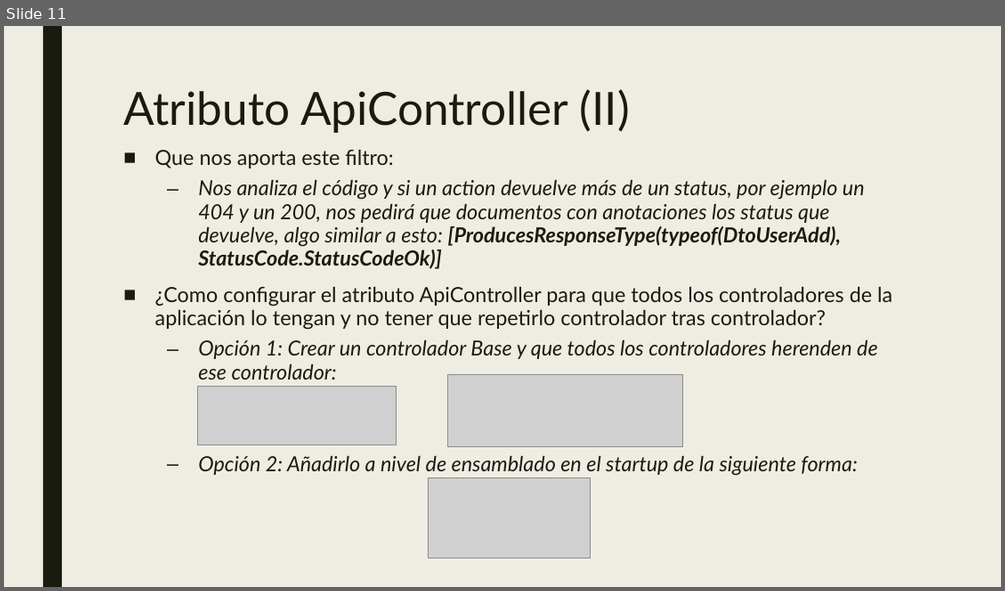
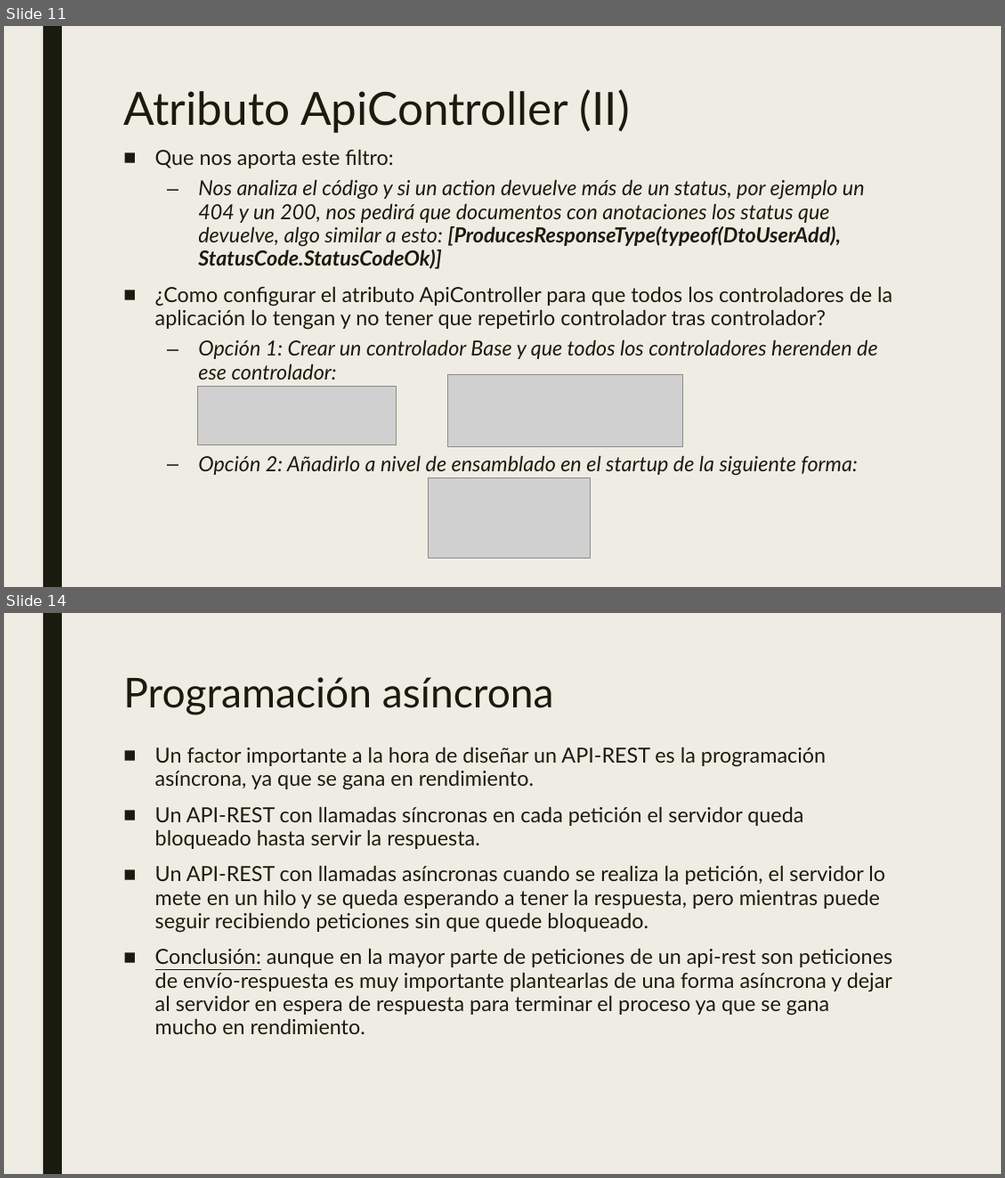
Before and after one commit to dadjh85/Demo4-Curso-.NetCore3.1, a slide deck: doc/Demo4- Curso .NET Core.pptx. Shown one above the other, each under a label of ours: slide 11 before the commit, slides 11 and 14 after it; the slides between them are not shown. The pictures are 1005x591 and 1005x1178 pixels, drawn with LibreOffice and Linux fonts; fonts in the diff are those of the drawing; grey boxes stand for pictures. Boxes give left, top, right and bottom in pixels: in the first picture for what was removed or moved away, otherwise in the second. Text is boxed around its words. In the diff, an @@ line names an element or a change of style, - is before the commit and + after.

```diff
--- a/doc/Demo4- Curso .NET Core.pptx
+++ b/doc/Demo4- Curso .NET Core.pptx
@@ slide 14 added at (4,613,1001,1174), background #EFEDE3; not listed: 1 template element that a slide beside it also shows @@
@@ title added at (123,677,554,715), 39.6 pt, text #191B0E @@
+Programación asíncrona
@@ text added at (155,747,892,1034), 20 pt, text #191B0E @@
+■ Un factor importante a la hora de diseñar un API-REST es la programación asíncrona, ya que se gana en rendimiento.
+■ Un API-REST con llamadas síncronas en cada petición el servidor queda bloqueado hasta servir la respuesta.
+■ Un API-REST con llamadas asíncronas cuando se realiza la petición, el servidor lo mete en un hilo y se queda esperando a tener la respuesta, pero mientras puede seguir recibiendo peticiones sin que quede bloqueado.
+■ Conclusión: aunque en la mayor parte de peticiones de un api-rest son peticiones de envío-respuesta es muy importante plantearlas de una forma asíncrona y dejar al servidor en espera de respuesta para terminar el proceso ya que se gana mucho en rendimiento.
```
Also in this commit, not shown: 1 slide changed, 4 other slides added, 11 other files.
